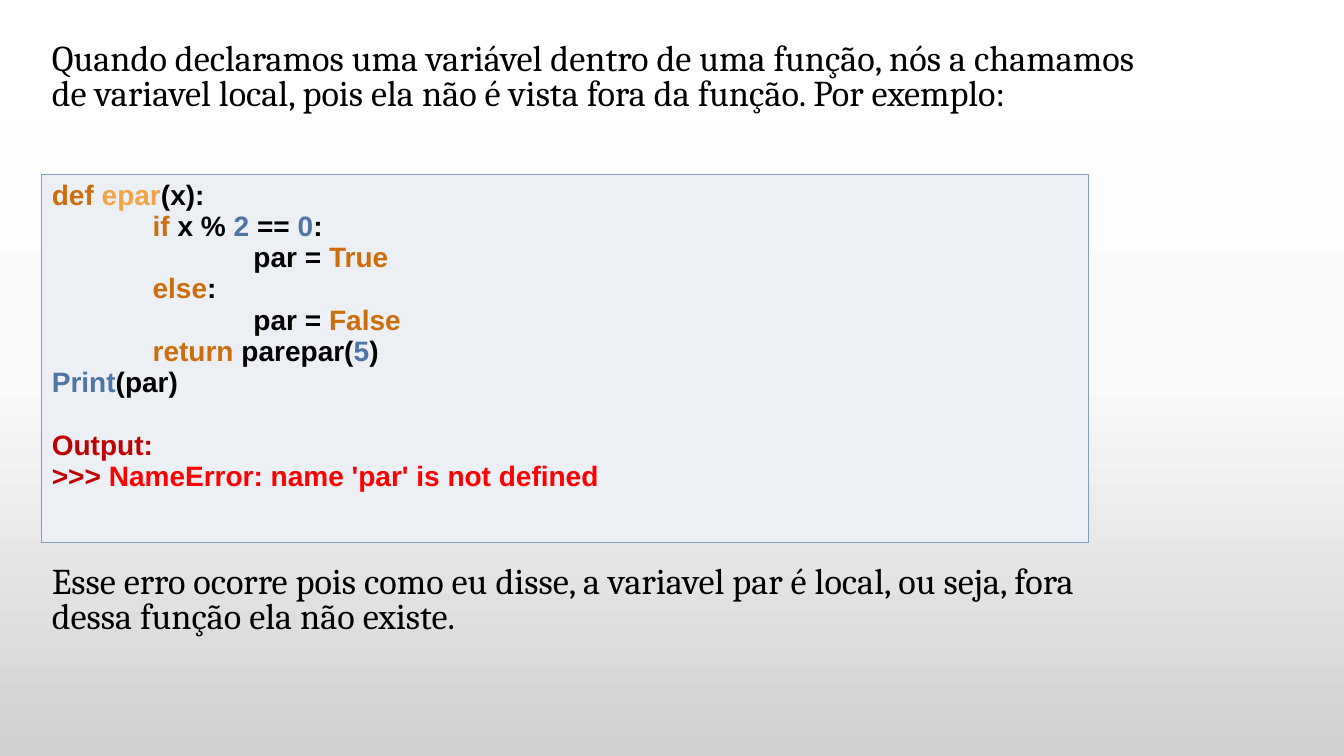
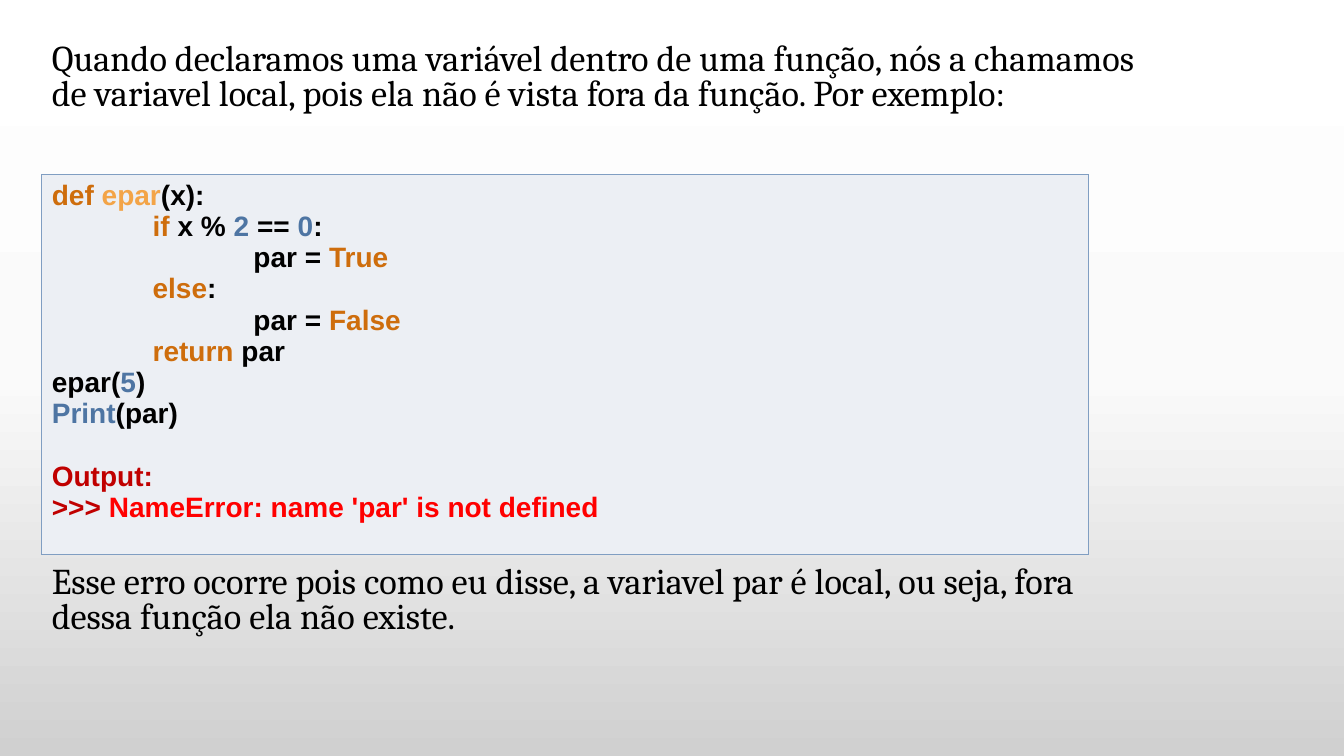
Before and after one commit to daniellygj/Fatec, a slide deck: slide 10 of 1º semestre/Revisões by danny/2º bimestre/Revisão Algoritmos.pptx (slide 5 before the commit). Drawn at 1344x756 pixels with LibreOffice and Linux fonts; fonts in the diff are those of the drawing; background and template pictures are left out. Boxes give left, top, right and bottom in pixels: in the first picture for what was removed or moved away, otherwise in the second. Text is boxed around its words. In the diff, an @@ line names an element or a change of style, - is before the commit and + after.

```diff
--- a/1º semestre/Revisões by danny/2º bimestre/Revisão Algoritmos.pptx
+++ b/1º semestre/Revisões by danny/2º bimestre/Revisão Algoritmos.pptx
@@ table at <box>41,174,1089,581</box> @@
-row 1, column 1: def epar(x): / if x % 2 == 0: / par = True / else: / par = False / return parepar(5) / Print(par) / Output: / >>> NameError: name 'par' is not defined
+row 1, column 1: def epar(x): / if x % 2 == 0: / par = True / else: / par = False / return par / epar(5) / Print(par) / Output: / >>> NameError: name 'par' is not defined
```
Also in this commit, not shown: 8 other slides changed, 5 slides added.
